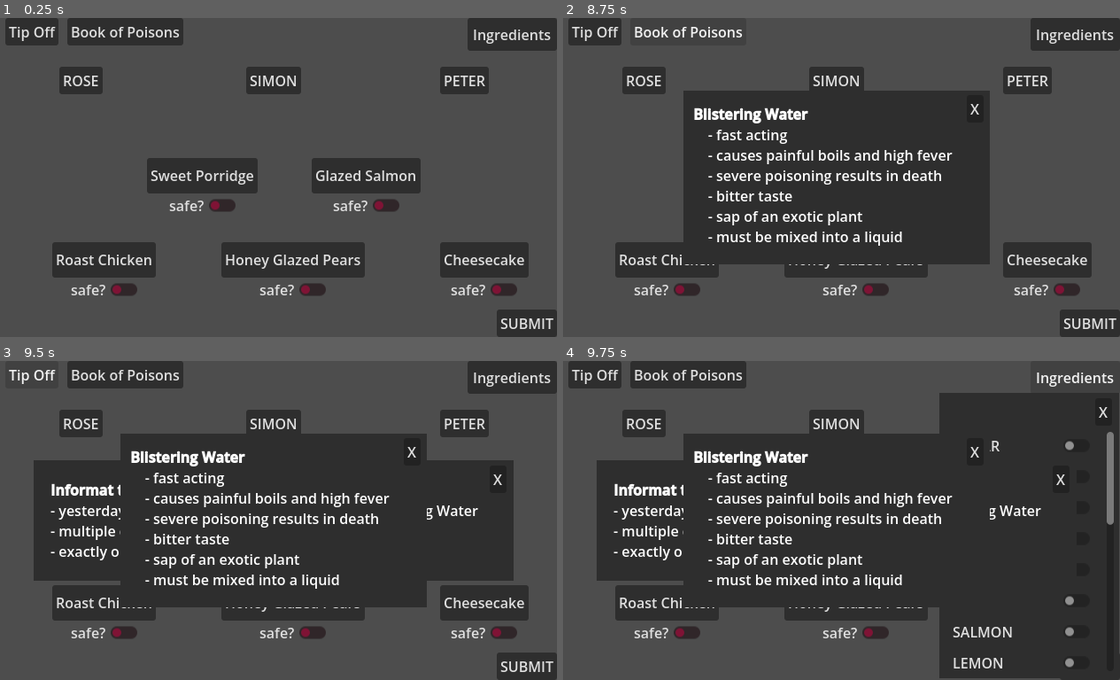
Above: before the commit, frames 1-4 (two rows, left to right).
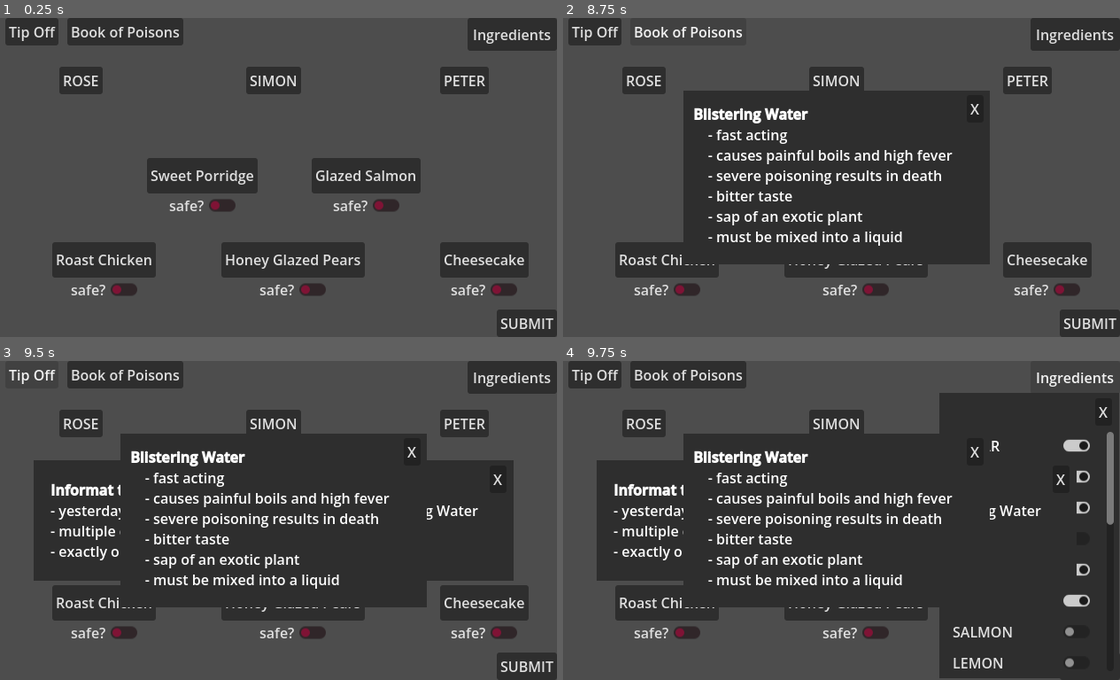
Above: after the commit, the same moments.

Repository: krstnvz/brackeys-gamejam
Game: Godot game, scene res://scenes/Main.tscn
The game is run twice, just before and just after one commit, with the same random seed, the same clock (stepped at 60 frames per second) and the same inputs.
Inputs:
- Up to frame 1 (0.25 s): no input
- Up to frame 2 (8.75 s): click "Sweet Porridge" at 0.5 s; click "safe?" at 1.25 s; click "Glazed Salmon" at 2 s; click "Roast Chicken" at 2.75 s; click "Honey Glazed Pears" at 3.5 s; click "Cheesecake" at 4.25 s; click "ROSE" at 5 s; click "SIMON" at 5.75 s; click "PETER" at 6.5 s; click "SUBMIT" at 7.25 s; click "Book of Poisons" at 8 s
- Up to frame 3 (9.5 s): click "Tip Off" at 8.75 s
- Up to frame 4 (9.75 s): click "Ingredients" at 9.5 s

Frames 1-3 are identical in both runs. In frame 4, 0.5% of the frame differs, in the area x 77-95%, y 24-78%.

Commit message:
feat: update UI with crossed out ingredients

Diff:
--- a/scenes/Dish.tscn
+++ b/scenes/Dish.tscn
@@ -30,3 +30,4 @@
 text = "safe?"
 
 [connection signal="button_up" from="." to="." method="_on_button_up"]
+[connection signal="toggled" from="CheckButton" to="." method="_on_check_button_toggled"]
--- a/scenes/IngredientButton.tscn
+++ b/scenes/IngredientButton.tscn
@@ -7,5 +7,3 @@
 offset_bottom = 24.0
 text = "name"
 script = ExtResource("1_ta6o6")
-
-[connection signal="toggled" from="." to="." method="_on_toggled"]
--- a/scenes/Main.tscn
+++ b/scenes/Main.tscn
@@ -250,6 +250,11 @@
 grow_vertical = 2
 text = "X"
 
+[connection signal="refresh_ingredients" from="DishButton1" to="Overlays/IngredientsOverlay/ScrollContainer/VBoxContainer" method="_on_dish_button_refresh_ingredients"]
+[connection signal="refresh_ingredients" from="DishButton2" to="Overlays/IngredientsOverlay/ScrollContainer/VBoxContainer" method="_on_dish_button_refresh_ingredients"]
+[connection signal="refresh_ingredients" from="DishButton3" to="Overlays/IngredientsOverlay/ScrollContainer/VBoxContainer" method="_on_dish_button_refresh_ingredients"]
+[connection signal="refresh_ingredients" from="DishButton4" to="Overlays/IngredientsOverlay/ScrollContainer/VBoxContainer" method="_on_dish_button_refresh_ingredients"]
+[connection signal="refresh_ingredients" from="DishButton5" to="Overlays/IngredientsOverlay/ScrollContainer/VBoxContainer" method="_on_dish_button_refresh_ingredients"]
 [connection signal="button_up" from="SubmitButton" to="." method="_on_submit_button_button_up"]
 [connection signal="button_up" from="BookButton" to="Overlays/BookOverlay" method="_on_visibility_button_up"]
 [connection signal="button_up" from="TipOffButton" to="Overlays/TipOffOverlay" method="_on_visibility_button_up"]
--- a/scripts/dish.gd
+++ b/scripts/dish.gd
@@ -1,5 +1,7 @@
 class_name Dish
 extends Button
+
+signal refresh_ingredients
 
 @export var dish: DishData = null
 
@@ -18,3 +20,7 @@
 
 func get_safe_toggle_state() -> bool:
 	return $CheckButton.button_pressed
+
+func _on_check_button_toggled(toggled_on: bool) -> void:
+	GameGlobals.updateIngredients(dish, toggled_on)
+	refresh_ingredients.emit()
--- a/scripts/game_globals.gd
+++ b/scripts/game_globals.gd
@@ -1,12 +1,28 @@
 extends Node
 
 var ingredientsData = IngredientsData.new()
+var safeDishes: Array[DishData] = []
 
 # Called when the node enters the scene tree for the first time.
 func _ready() -> void:
 	ingredientsData.createAllIngredientsModel()
 
-
 # Called every frame. 'delta' is the elapsed time since the previous frame.
 func _process(delta: float) -> void:
 	pass
+
+func updateIngredients(dishData, value):
+	ingredientsData.crossAllIngredientsOut()
+
+	var index = safeDishes.find(dishData)
+
+	# dish not in the array
+	if index < 0 && value:
+		safeDishes.append(dishData)
+	else:
+		if index >= 0:
+			safeDishes.remove_at(index)
+
+	for dish in safeDishes:
+		for ingredient in dish.ingredients:
+			ingredientsData.crossIngredient(ingredient)
--- a/scripts/ingredient_list.gd
+++ b/scripts/ingredient_list.gd
@@ -7,12 +7,17 @@
 	for ingredient in GameGlobals.ingredientsData.allIngredients:
 		var button = ingredient_button.instantiate()
 		button.add_ingredient(ingredient)
-		button.item_toggled.connect(_on_ingredient_toggled)
 		add_child(button)
 
 # Called every frame. 'delta' is the elapsed time since the previous frame.
 func _process(delta: float) -> void:
 	pass
 
-func _on_ingredient_toggled():
-	pass
+func _on_dish_button_refresh_ingredients() -> void:
+	for child in get_children():
+		child.queue_free()
+
+	for ingredient in GameGlobals.ingredientsData.allIngredients:
+		var button = ingredient_button.instantiate()
+		button.add_ingredient(ingredient)
+		add_child(button)
--- a/scripts/ingredients_data.gd
+++ b/scripts/ingredients_data.gd
@@ -33,6 +33,21 @@
 		model.ingredient = ingredient
 		allIngredients.append(model)
 
+func crossAllIngredientsOut():
+	for ingredient in allIngredients:
+		ingredient.is_checked = false
+
+func is_specific_ingredient(model, expected):
+	return model.ingredient == expected
+
+func crossIngredient(ingredient):
+	var index = allIngredients.find_custom(
+		is_specific_ingredient.bind(ingredient)
+	)
+
+	if index >= 0:
+		allIngredients[index].is_checked = true
+
 class IngredientModel:
 	var ingredient: Ingredient
 	var is_checked: bool = false
